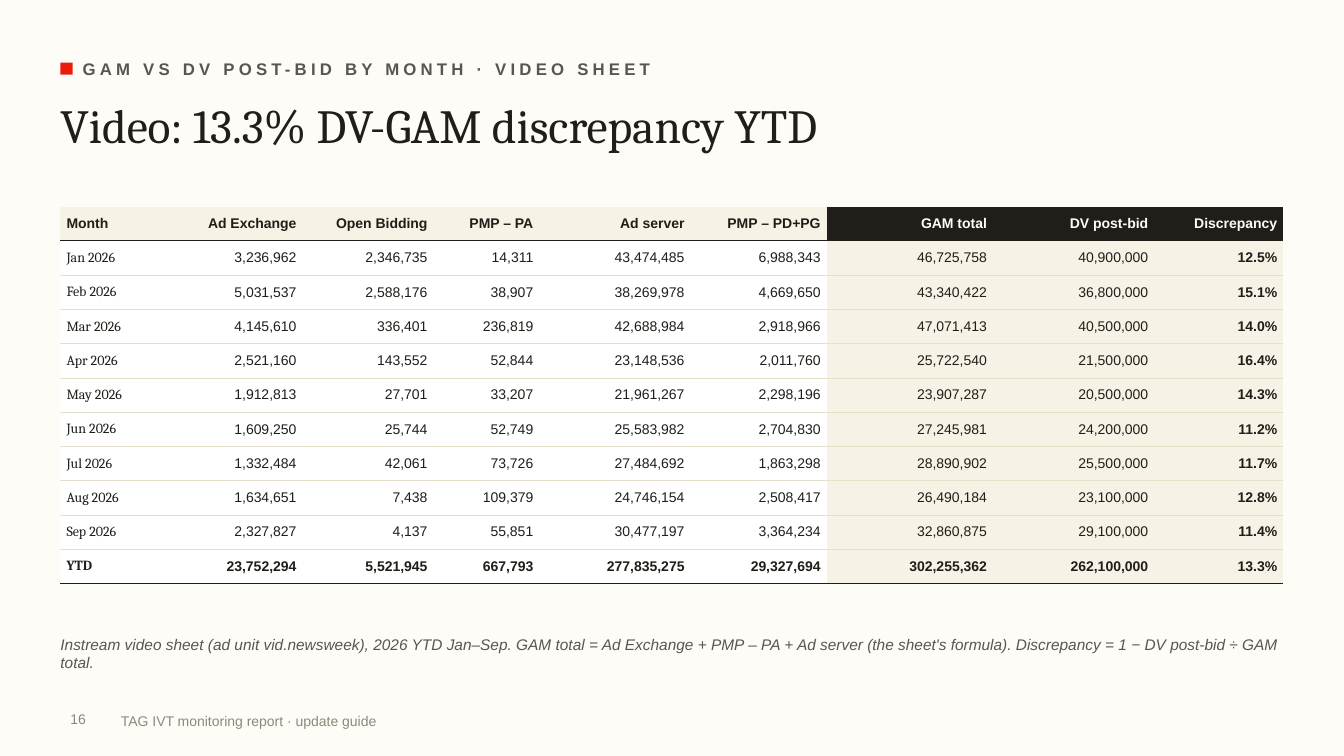
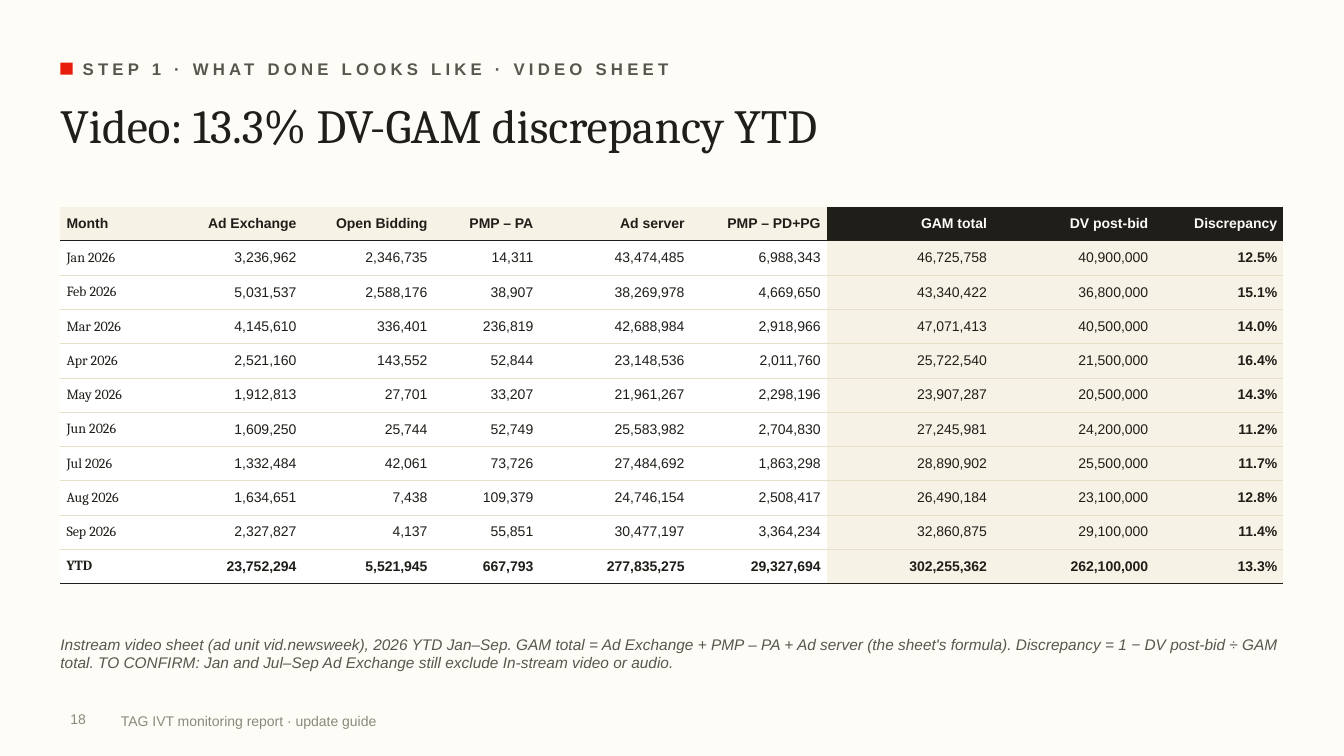
Before and after one commit to rogerhirano-nw/yield-dashboard, a slide deck: slide 18 of docs/TAG_IVT_Report_Update_Guide.pptx (slide 16 before the commit). Drawn at 1344x756 pixels with LibreOffice and Linux fonts; fonts in the diff are those of the drawing; background and template pictures are left out. Boxes give left, top, right and bottom in pixels: in the first picture for what was removed or moved away, otherwise in the second. Text is boxed around its words. In the diff, an @@ line names an element or a change of style, - is before the commit and + after.

```diff
--- a/docs/TAG_IVT_Report_Update_Guide.pptx
+++ b/docs/TAG_IVT_Report_Update_Guide.pptx
@@ text at (152,63,161,75): text changed @@
-GAM VS DV POST-BID BY MONTH · VIDEO SHEET
+STEP 1 · WHAT DONE LOOKS LIKE · VIDEO SHEET
@@ text at (60,639,1277,671): text changed @@
-Instream video sheet (ad unit vid.newsweek), 2026 YTD Jan–Sep. GAM total = Ad Exchange + PMP – PA + Ad server (the sheet's formula). Discrepancy = 1 − DV post-bid ÷ GAM total.
+Instream video sheet (ad unit vid.newsweek), 2026 YTD Jan–Sep. GAM total = Ad Exchange + PMP – PA + Ad server (the sheet's formula). Discrepancy = 1 − DV post-bid ÷ GAM total. TO CONFIRM: Jan and Jul–Sep Ad Exchange still exclude In-stream video or audio.
```
Also in this commit, not shown: 18 other slides changed, 8 slides added, 2 other files.
